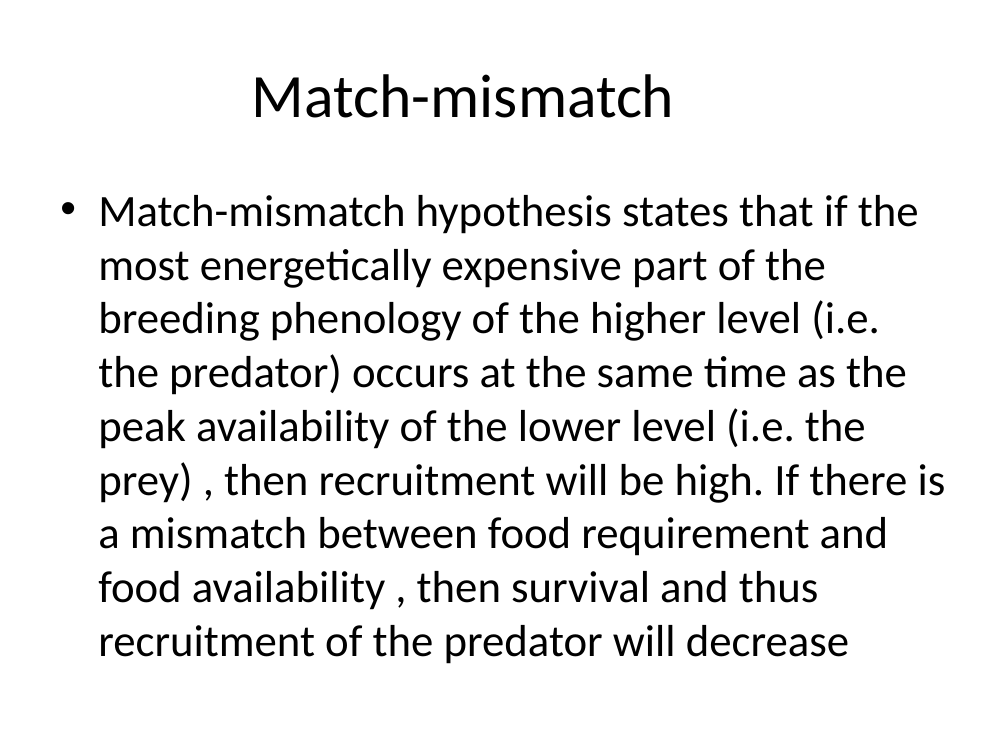
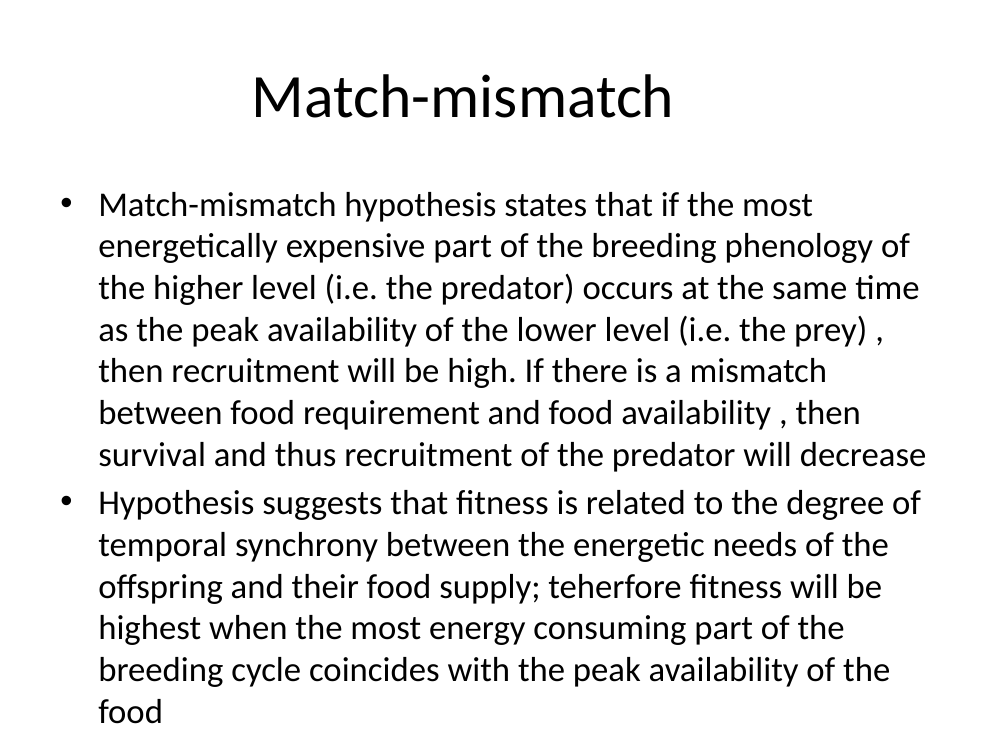
Before and after one commit to kharouba/sync_fitness, a slide deck: slide 4 of ESA_2017.pptx (slide 2 before the commit). Drawn at 1008x756 pixels with LibreOffice and Linux fonts; fonts in the diff are those of the drawing. Boxes give left, top, right and bottom in pixels: in the first picture for what was removed or moved away, otherwise in the second. Text is boxed around its words. In the diff, an @@ line names an element or a change of style, - is before the commit and + after.

```diff
--- a/ESA_2017.pptx
+++ b/ESA_2017.pptx
@@ text at box(98, 192, 927, 472): size 32 to 24.8 pt in "Match-mismatch hypothesis states that if the most ..."; less space between paragraphs @@
@@ text at box(98, 490, 921, 687): paragraph added @@
+• Hypothesis suggests that fitness is related to the degree of temporal synchrony between the energetic needs of the offspring and their food supply; teherfore fitness will be highest when the most energy consuming part of the breeding cycle coincides with the peak availability of the food
```
Also in this commit, not shown: 5 slides added, 38 other files.
